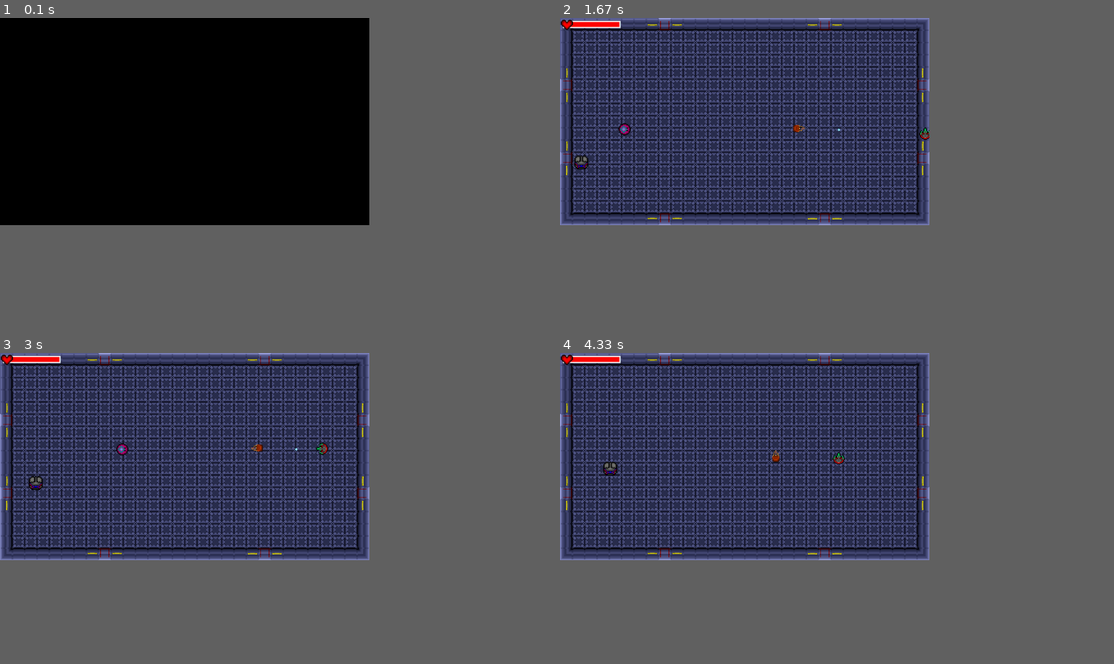
Above: before the commit, frames 1-4 (two rows, left to right).
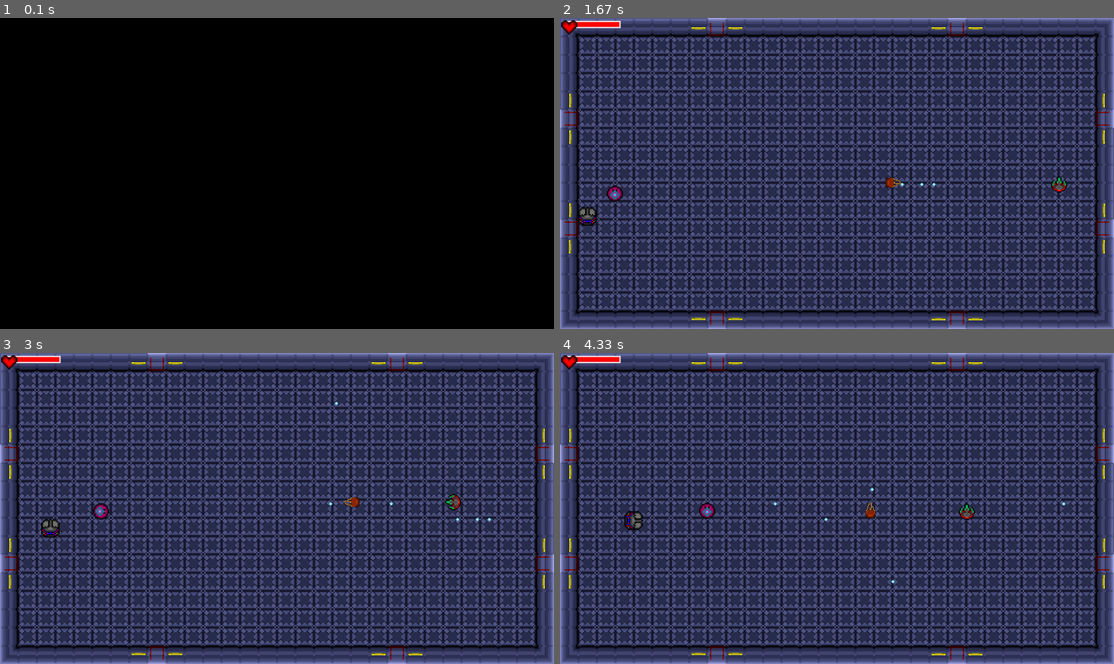
Above: after the commit, the same moments.

Repository: Jay-J-Williams/iTeamA3
Game: pygame game, started from Pygame_GroupProject/SolusMiles.py
Same seed, same stepped clock (60 frames per second), same inputs: the game is played once before the commit and once after it.
Inputs (mouse positions are in pixels of both pictures, inside the frame that each line leads up to):
- Up to frame 1 (0.1 s): no input
- Up to frame 2 (1.67 s): tap R at 0.33 s; hold Space 0.67-1.13 s; hold D 0.67-1.13 s; hold D 1.17-1.63 s; tap Space at 1.23, 1.53 s
- Up to frame 3 (3 s): hold W 1.67-1.97 s; tap Space at 1.73, 2.4, 2.7, 2.9 s; press the mouse at (249, 589) at 2.03 s; move the mouse to (265, 564) at 2.13 s; release the mouse at (282, 542) at 2.27 s; hold D 2.33-2.8 s; hold A from 2.83 s (still down)
- Up to frame 4 (4.33 s): tap Space at 3.2, 3.47, 3.8, 4.1, 4.23 s; release A at 3.37 s; hold S 3.4-3.7 s; hold A 3.73-4.13 s; hold W from 4.17 s (still down)
In our replay, the window is 600x337 before the commit and 900x506 after it. These sizes can differ from the game's own. Grey fills any space a smaller window leaves; there, only what the larger window draws over its background counts as a difference.

The runs differ from the first frame. In frame 1, only the window size differs. In frame 2, 56% of the frame differs, in the area x 0-100%, y 0-100%; in frame 3, 56%; in frame 4, 56%.

Commit message:
Added collision
- Added player collision to the aliens
- Added collision with other aliens to the aliens
- Added an update last move method to limit the code in the update aliens method
- Created a ranged movement method for the aliens
- Changed the DPS on the weapons for gameplay balancing

Diff:
--- a/Pygame_GroupProject/SolusMiles.py
+++ b/Pygame_GroupProject/SolusMiles.py
@@ -25,16 +25,16 @@
 class Game:
     def __init__(self):
         pygame.init()
-        self.difficulty = "Hard"
-        self.Width = 1280
+        self.difficulty = "Normal"
+        self.Height = 1080
         #Either 1280 or 1920
         #------------------------------------------------------
-        if self.Width == 1280:
-            self.Height = 720
-            self.Tilesize = 48
-        #------------------------------------------------------
-        elif self.Width == 1920:
-            self.Height = 1080
+        if self.Height == 720:
+            self.Height = 1280
+            self.Tilesize = 42.7
+        #------------------------------------------------------
+        elif self.Height == 1080:
+            self.Width = 1920
             self.Tilesize = 64
         #------------------------------------------------------
         else:
@@ -56,7 +56,7 @@
         room = "Pygame_GroupProject\Assets\Room\Room.png"
         Room(room, self.Width, self.Height)
         global player
-        player = GameManager.create_player(shotgun)
+        player = GameManager.create_player(rifle)
         global shield
         shield = GameManager.create_shield(False)
         global turret
@@ -148,11 +148,18 @@
         self.QuarterThree_Heart = "Pygame_GroupProject/Assets/Heart/Heart_3Quarter.png"
     #------------------------------------------------------
     def draw_healthbar(self):
-        if player.health < 101:
+        if player.health < 1001:
             pygame.draw.rect(game.display_surface, (255, 0, 0), pygame.Rect(10, 10, player.health * 2, 25))
             pygame.draw.rect(game.display_surface, (255,255,255), pygame.Rect(10, 10, self.healthbar_length, 25),4)
     def draw_heart(self):
-        Sprite((0,0), self.fullHeart, [hud_components], 48)
+        if player.health > 75:
+            Sprite((0,0), self.fullHeart, [hud_components], game.Tilesize)
+        elif player.health > 50 and player.health <= 75:
+            Sprite((0,0), self.QuarterOne_Heart, [hud_components], game.Tilesize)
+        elif player.health > 25 and player.health <= 50:
+            Sprite((0,0), self.halfHeart, [hud_components], 48)
+        elif player.health > 0 and player.health <= 25:
+            Sprite((0,0), self.QuarterThree_Heart, [hud_components], game.Tilesize)
 #--------------------------------------------------------------------------------------------------------
 class Character():
     def __init__(self, health, speed, damage, pos_x, pos_y, image, group):
@@ -226,14 +233,16 @@
         if self.cooldown >= 100:
             if (keys[pygame.K_SPACE] or mouse_clicks[0]): # [0] = Left Click
                 if player.last_move == "up":
-                    Bullet((self.pos_x + (game.Tilesize / 2)), (self.pos_y - (game.Tilesize / 2)))
+                    bullet = Bullet((self.pos_x + (game.Tilesize / 2)), (self.pos_y - (game.Tilesize / 2)))
                 elif player.last_move == "down":
-                    Bullet((self.pos_x + (game.Tilesize / 2)), (self.pos_y + (game.Tilesize / 2)))
+                    bullet = Bullet((self.pos_x + (game.Tilesize / 2)), (self.pos_y + (game.Tilesize / 2)))
                 elif player.last_move == "left":
-                    Bullet((self.pos_x - (game.Tilesize / 2)), (self.pos_y + (game.Tilesize / 2)))
+                    bullet = Bullet((self.pos_x - (game.Tilesize / 2)), (self.pos_y + (game.Tilesize / 2)))
                 elif player.last_move == "right":
-                    Bullet((self.pos_x + (game.Tilesize / 2)), (self.pos_y + (game.Tilesize / 2)))
+                    bullet = Bullet((self.pos_x + (game.Tilesize / 2)), (self.pos_y + (game.Tilesize / 2)))
                 self.cooldown = 0
+                Bulls.append(bullet)
+                del(bullet)
         #------------------------------------------------------
         else:
             self.cooldown += self.weapon.fire_rate
@@ -268,7 +277,6 @@
         self.group = bullets
         self.direction = player.last_move
         self.hit = False
-        Bulls.append(self)
     #------------------------------------------------------
     def Move(self):
         #try:
@@ -316,6 +324,7 @@
         self.last_move = None
         self.old_pos_x = None
         self.old_pos_y = None
+        print(game.Tilesize)
         if showing == True:
             self.char = Sprite((pos_x, pos_y), image, group, self.size)
             self.rect = self.char.rect
@@ -343,20 +352,100 @@
         else:
             self.cooldown += player.weapon.fire_rate
 
+#Alien collision with the player (needs to be adjusted once ranged aliens are incorporated)
+
+        hit_2 = pygame.sprite.spritecollide(self.char, entities, False)
+
+        if hit_2:
+            if self.last_move == "right":
+                self.pos_x -= self.speed
+            elif self.last_move == "left":
+                self.pos_x += self.speed
+            elif self.last_move == "up":
+                self.pos_y += self.speed
+            elif self.last_move == "down":
+                self.pos_y -= self.speed
+            if self.cooldown_2 >= 100:
+                player.health -= self.damage
+                print(self.damage)
+                self.cooldown_2 = 0
+            else:
+                self.cooldown_2 += 2
+
         #Next step in code - see below -
+        #aliens.remove(self)
+        #self.char = Sprite((self.pos_x, self.pos_y), self.org_image, temp_group, self.size)
+        #hit_3 = pygame.sprite.spritecollide(self.char, aliens, False)
+        #if hit_3:
+        #    if last_alien % 2 == 0:
+        #        if self.last_move == "right":
+        #            self.pos_x -= self.speed * 10
+        #        elif self.last_move == "left":
+        #            self.pos_x += self.speed
+        #        elif self.last_move == "up":
+        #            self.pos_y += self.speed * 10
+        #        elif self.last_move == "down":
+        #            self.pos_y -= self.speed * 10
+        #    elif last_alien % 2 == 1:
+        #        if self.last_move == "right":
+        #            self.pos_x += self.speed * 10
+        #        elif self.last_move == "left":
+        #            self.pos_x -= self.speed * 10
+        #        elif self.last_move == "up":
+        #            self.pos_y -= self.speed * 10
+        #        elif self.last_move == "down":
+        #            self.pos_y += self.speed * 10
+        #self.char.kill()
+        #self.char = Sprite((self.pos_x, self.pos_y), self.org_image, self.group, self.size)
 
         #for a in GameManager.aliens_alive:
         #    if a.name != self.name:
-        #        if a.pos_x > self.pos_x + self.speed:
-        #            a.pos_y = a.speed * 100
-        #        elif a.pos_x < self.pos_x - self.speed:
-        #            a.pos_y -= a.speed * 100
-
-        #        if a.pos_y > self.pos_y + self.speed:
-        #            a.pos_x += a.speed * 100
-        #        elif a.pos_y < self.pos_y - self.speed:
-        #            a.pos_x -= a.speed * 100
-        #        print(a.name, a.pos_x, a.pos_y)
+        #        print(a.name, self.name)
+        ##        if a.pos_x < self.pos_x + self.speed:
+        ##            a.pos_y = a.speed
+        ##        elif a.pos_x > self.pos_x - self.speed:
+        ##            a.pos_y -= a.speed
+
+        #        #if last_alien % 2 == 0:
+        #        #if game.Width == 1280:
+        #        #    temp_tilesize = round(game.Tilesize)
+        #        #    if self.pos_x in range(a.pos_x - temp_tilesize, a.pos_x):
+        #        #        self.pos_x -= self.speed * 10
+        #        #    elif self.pos_x in range(a.pos_x + temp_tilesize, a.pos_x):
+        #        #        self.pos_x += self.speed * 10
+        #        #    elif self.pos_y in range(a.pos_y - temp_tilesize, a.pos_y):
+        #        #        self.pos_y -= self.speed * 10
+        #        #    elif self.pos_y in range(a.pos_y + temp_tilesize, a.pos_y):
+        #        #        self.pos_y += self.speed * 10
+        #        #else:
+        ###        a.pos_x = int(a.pos_x)
+        #        a.pos_y = int(a.pos_y)
+        #        self.pos_x = int(self.pos_x)
+        #        self.pos_y = int(self.pos_y)
+        #        gap = game.Tilesize
+        #        if self.pos_x in range(a.pos_x - gap, a.pos_x + gap) and self.pos_y in range(a.pos_y - gap, a.pos_y + gap):
+        #            print("Executed")
+        #            if self.pos_x in range(a.pos_x - gap, a.pos_x):
+        #                self.pos_x = (a.pos_x - gap)
+        #                self.pos_y = (a.pos_y - gap)
+        #            elif self.pos_x in range(a.pos_x, a.pos_x + gap):
+        #                self.pos_x = (a.pos_x + gap)
+        #                self.pos_y = (a.pos_y + gap)
+        #            elif self.pos_y in range(a.pos_y - gap, a.pos_y):
+        #                self.pos_y = (a.pos_y - gap)
+        #                self.pos_x = (a.pos_x - gap)
+        #            elif self.pos_y in range(a.pos_y, a.pos_y + gap):
+        #                self.pos_y = (a.pos_y + gap)
+        #                self.pos_x = (a.pos_x + gap)
+                #elif last_alien % 2 == 1:
+                #if self.pos_x > a.pos_x - game.Tilesize and self.pos_y <= a.pos_x:
+                #    self.pos_x -= self.speed * 10
+                #elif self.pos_x < a.pos_x - game.Tilesize and self.pos_y >= a.pos_x:
+                #    self.pos_x += self.speed * 10
+                #elif self.pos_y > a.pos_y - game.Tilesize and self.pos_y <= a.pos_y:
+                #    self.pos_y -= self.speed * 10
+                #elif self.pos_y < a.pos_y + game.Tilesize and self.pos_y >= a.pos_y:
+                #    self.pos_y += self.speed * 10
 
     @staticmethod
     def random_spawn():
@@ -384,65 +473,99 @@
             self.pos_x = 0 * game.Tilesize # 0 x tilesize
             self.pos_y = 5 * game.Tilesize # 5 x tilesize
             self.door = 1
+            self.last_move = "right"
         #------------------------------------------------------
         elif door_choice == 2: # Left 2
             self.pos_x = 0 * game.Tilesize  # 0 x tilesize
             self.pos_y = 11 * game.Tilesize # 11 x tilesize
             self.door = 2
+            self.last_move = "right"
         #------------------------------------------------------
         elif door_choice == 3: # Bottom 1
             self.pos_x = 8 * game.Tilesize  # 8 x tilesize
             self.pos_y = 16 * game.Tilesize # 16 x tilesize
             self.door = 3
+            self.last_move = "up"
         #------------------------------------------------------
         elif door_choice == 4: # Bottom 2
             self.pos_x = 21 * game.Tilesize # 21 x tilesize
             self.pos_y = 16 * game.Tilesize # 16 x tilesize
             self.door = 4
+            self.last_move = "up"
         #------------------------------------------------------
         elif door_choice == 5: # Right 1
             self.pos_x = 29 * game.Tilesize # 29 x tilesize
             self.pos_y = 5 * game.Tilesize  # 5 x tilesize
             self.door = 5
+            self.last_move = "left"
         #------------------------------------------------------
         elif door_choice == 6: # Right 2
             self.pos_x = 29 * game.Tilesize # 29 x tilesize
             self.pos_y = 11 * game.Tilesize # 11 x tilesize
             self.door = 6
+            self.last_move = "left"
         #------------------------------------------------------
         elif door_choice == 7: # Top 1
             self.pos_x = 21 * game.Tilesize # 21 x tilesize
             self.pos_y = 0 * game.Tilesize  # 0 x tilesize
             self.door = 7
+            self.last_move = "down"
         #------------------------------------------------------
         elif door_choice == 8: # Top 2
             self.pos_x = 8 * game.Tilesize # 8 x tilesize
             self.pos_y = 0 * game.Tilesize # 0 x tilesize
             self.door = 8
-        #------------------------------------------------------
-        print(door_choice)
+            self.last_move = "down"
+        #------------------------------------------------------
 
 #Physical attacker movement
     def move(self):
         #------------------------------------------------------
+        no_right = None
+        no_left = None
+        no_up = None
+        no_down = None
+        gap = game.Tilesize / 2
+        gap = int(gap)
+        self.pos_x = int(self.pos_x)
+        self.pos_y = int(self.pos_y)
+        self.speed = int(self.speed)
+        for a in GameManager.aliens_alive:
+            if a.name != self.name:
+                a.pos_x = int(a.pos_x)
+                a.pos_y = int(a.pos_y)
+                a.speed = int(a.speed)
+            if self.pos_x + self.speed / 2 in range(a.pos_x - gap, a.pos_x):
+                no_right = True
+            if self.pos_x - self.speed / 2 in range(a.pos_x, a.pos_x + gap):
+                no_left = True
+            if self.pos_y - self.speed / 2 in range(a.pos_y, a.pos_y + gap):
+                no_up = True
+            if self.pos_y + self.speed / 2 in range(a.pos_y - gap, a.pos_y):
+                no_down = True
         if self.pos_x != player.pos_x:
-             if self.pos_x < player.pos_x - self.speed:
-                self.pos_x += self.speed * 0.5
+             if self.pos_x < player.pos_x - self.speed / 2 and no_right != True:
+                self.pos_x += self.speed / 2
                 self.last_move = "right"
-        #------------------------------------------------------
-             elif self.pos_x > player.pos_x + self.speed:
-                self.pos_x -= self.speed * 0.5
+                print(self.last_move)
+        #------------------------------------------------------
+             elif self.pos_x > player.pos_x + self.speed / 2 and no_left != True:
+                self.pos_x -= self.speed / 2
                 self.last_move = "left"
+                print(self.last_move)
         #------------------------------------------------------
         if self.pos_y != player.pos_y:
-             if self.pos_y > player.pos_y + self.speed:
-                self.pos_y -= self.speed * 0.5
+             if self.pos_y > player.pos_y + self.speed / 2 and no_up != True:
+                self.pos_y -= self.speed / 2
                 self.last_move = "up"
-        #------------------------------------------------------
-             elif self.pos_y < player.pos_y - self.speed:
-                self.pos_y += self.speed * 0.5
+                print(self.last_move)
+        #------------------------------------------------------
+             elif self.pos_y < player.pos_y - self.speed / 2 and no_down != True:
+                self.pos_y += self.speed / 2
                 self.last_move = "down"
-
+                print(self.last_move)
+
+    def update_last_move(self):
         if self.last_move == "up":
             self.char.kill()
             self.char = ImageTransformer(self.org_image, 180)
@@ -458,15 +581,37 @@
 
         self.char = self.char.ReturnImage((self.pos_x, self.pos_y), [aliens], game.Tilesize)
 #Ranged attacker movement
-    #def ranged_move(self):
-    #    if self.door < 3: #Left
-    #        if self.pos_y != player.pos_y:
-    #            self.pos_y += self.speed
-    #    elif self.door == 2 or self.door == 3: #Bottom
-    #        if self.pos_x != player.pos_x:
-    #            self.pos_x += self.speed
-    #    elif self.door == 4 or self.door == 5:
-    #        if self.pos_
+    def ranged_move(self):
+        if self.door < 3 or self.door in range(5, 7): #Left and Right
+            if self.pos_y != player.pos_y:
+               if self.pos_y < player.pos_y - self.speed:
+                   self.pos_y += self.speed
+                   self.last_move = "down"
+               elif self.pos_y > player.pos_y + self.speed:
+                   self.pos_y -= self.speed
+                   self.last_move = "up"
+        elif self.door in range(3, 5) or self.door in range(7, 9): #Bottom and Top
+            if self.pos_x != player.pos_x:
+                if self.pos_x < player.pos_x - self.speed:
+                    self.pos_x += self.speed
+                    self.last_move = "right"
+                elif self.pos_x > player.pos_x - self.speed:
+                    self.pos_x -= self.speed
+                    self.last_move = "left"
+        if self.last_move == "up":
+            self.char.kill()
+            self.char = ImageTransformer(self.org_image, 180)
+        elif self.last_move == "down":
+            self.char.kill()
+            self.char = ImageTransformer(self.org_image, 0)
+        elif self.last_move == "left":
+            self.char.kill()
+            self.char = ImageTransformer(self.org_image, 270)
+        elif self.last_move == "right":
+            self.char.kill()
+            self.char = ImageTransformer(self.org_image, 90)
+
+        self.char = self.char.ReturnImage((self.pos_x, self.pos_y), [aliens], game.Tilesize)
 
 # Door exiting
     def exit_door(self):
@@ -608,9 +753,6 @@
                 i+= 1
             #GameManager.remove_alien("Shield2")
             print("\n")
-            i = 0
-            while(i < len(GameManager.aliens_alive)):
-                i+= 1
         else:
             raise numErrors("The spawn rates must add up to 100")
 
@@ -624,11 +766,20 @@
     def update_aliens():
         i = 0
         while(i < len(GameManager.aliens_alive)):
-            GameManager.aliens_alive[i].char.kill()
-            GameManager.aliens_alive[i].char = ImageTransformer(GameManager.aliens_alive[i].org_image, 0)
-            GameManager.aliens_alive[i].char = GameManager.aliens_alive[i].char.ReturnImage((GameManager.aliens_alive[i].pos_x, GameManager.aliens_alive[i].pos_y), GameManager.aliens_alive[i].group, GameManager.aliens_alive[i].size)
+            GameManager.aliens_alive[i].update_last_move()
+            #GameManager.aliens_alive[i].char.kill()
+            #GameManager.aliens_alive[i].char = ImageTransformer(GameManager.aliens_alive[i].org_image, 0)
+            #GameManager.aliens_alive[i].char = GameManager.aliens_alive[i].char.ReturnImage((GameManager.aliens_alive[i].pos_x, GameManager.aliens_alive[i].pos_y), GameManager.aliens_alive[i].group, GameManager.aliens_alive[i].size)
             #GameManager.aliens_alive[i].exit_door()
             #if GameManager.aliens_alive[i].can_move == True:
+            #if "Turret" in GameManager.aliens_alive[i].name or "Armoured-wing" in GameManager.aliens_alive[i].name:
+            #    GameManager.aliens_alive[i].ranged_move()
+            #elif "Sniper" in GameManager.aliens_alive[i].name:
+            #    GameManager.aliens_alive[i].ranged_move()
+            #elif "Shield" in GameManager.aliens_alive[i].name or "Mosquito" in GameManager.aliens_alive[i].name:
+            #    GameManager.aliens_alive[i].move()
+            #elif "Bomber" in GameManager.aliens_alive[i].name:
+            #    GameManager.aliens_alive[i].move()
             GameManager.aliens_alive[i].move()
             GameManager.aliens_alive[i].Collide()
             if GameManager.aliens_alive[i].health < 1:
@@ -646,14 +797,14 @@
 
     @staticmethod
     def create_turret(showing):
-        turret = Aliens("Turret", 200, 1, 15, 200, 200, player, 10, "Pygame_GroupProject\Assets\Aliens\\Normal\Turret.png", [aliens], showing)
+        turret = Aliens("Turret", 200, 2, 15, 200, 200, player, 10, "Pygame_GroupProject\Assets\Aliens\\Normal\Turret.png", [aliens], showing)
         GameManager.Difficulty(turret)
         turret.convert_spawn_rate(False, shield.spawn_rate)
         return turret
 
     @staticmethod
     def create_armoured_wing(showing):
-        armoured_wing = Aliens("Armoured-wing", 150, 3, 30, 300, 300, player, 15, "Pygame_GroupProject\Assets\Aliens\\Normal\Armoured_Wing.png", [aliens], showing)
+        armoured_wing = Aliens("Armoured-wing", 150, 3, 20, 300, 300, player, 15, "Pygame_GroupProject\Assets\Aliens\\Normal\Armoured_Wing.png", [aliens], showing)
         GameManager.Difficulty(armoured_wing)
         armoured_wing.convert_spawn_rate(False, turret.spawn_rate)
         return armoured_wing
@@ -667,14 +818,14 @@
 
     @staticmethod
     def create_mosquito(showing):
-        mosquito = Aliens("Mosquito", 50, 4, 50, 500, 500, player, 25, "Pygame_GroupProject\Assets\Aliens\\Normal\Mosquito.png", [aliens], showing)
+        mosquito = Aliens("Mosquito", 50, 4, 30, 500, 500, player, 25, "Pygame_GroupProject\Assets\Aliens\\Normal\Mosquito.png", [aliens], showing)
         GameManager.Difficulty(mosquito)
         mosquito.convert_spawn_rate(False, bomber.spawn_rate)
         return mosquito
 
     @staticmethod
     def create_sniper(showing):
-        sniper = Aliens("Sniper", 40, 1.5, 75, 600, 600, player, 15, "Pygame_GroupProject\Assets\Aliens\\Normal\Sniper.png", [aliens], showing)
+        sniper = Aliens("Sniper", 50, 2, 75, 600, 600, player, 15, "Pygame_GroupProject\Assets\Aliens\\Normal\Sniper.png", [aliens], showing)
         GameManager.Difficulty(sniper)
         sniper.convert_spawn_rate(False, mosquito.spawn_rate)
         return sniper
@@ -712,10 +863,10 @@
 
         return player
 #----------------------------------------------------------------------------------------------------
-pistol = Weapon(20, 3, 30)
-shotgun = Weapon(150, 1, 10)
-smg = Weapon(10, 10, 20)
-rifle = Weapon(20, 5, 50)
+pistol = Weapon(40, 3, 30)
+shotgun = Weapon(150, 1.5, 10)
+smg = Weapon(20, 10, 20)
+rifle = Weapon(40, 5, 50)
 
 game = Game()
 game.Create_Map()
